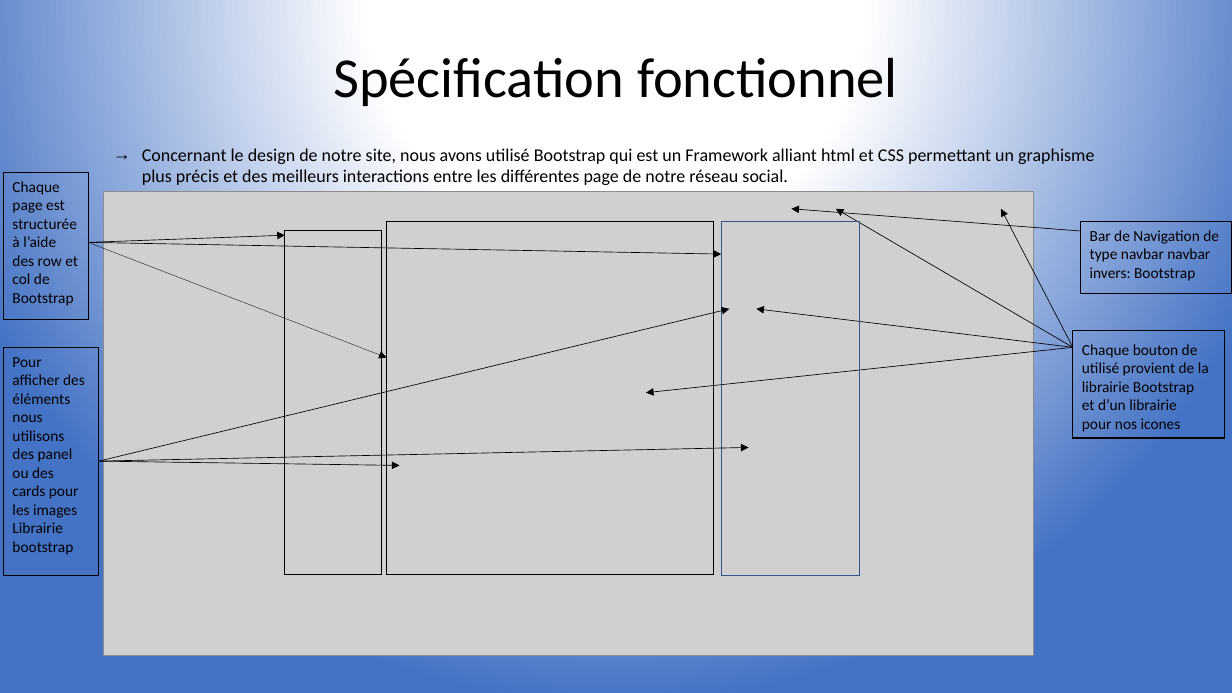
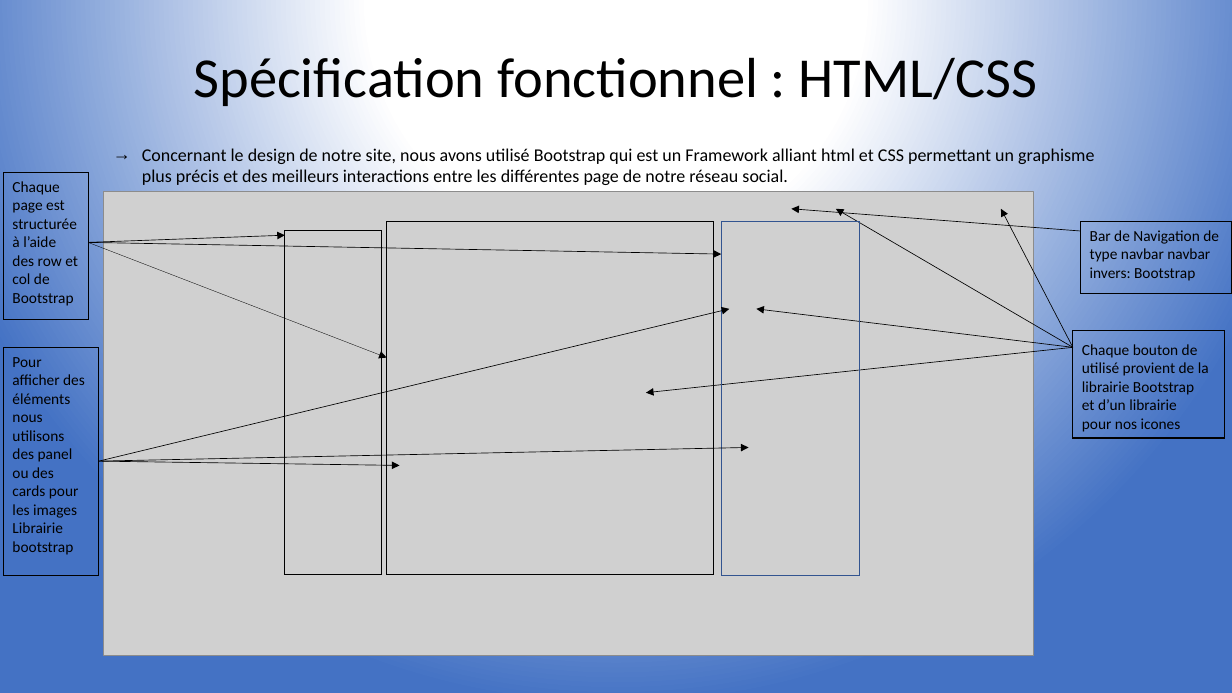
Before and after one commit to Maxtoq/ECELink, a slide deck: slide 8 of Présentation_finale.pptx. Drawn at 1232x693 pixels with LibreOffice and Linux fonts; fonts in the diff are those of the drawing; grey boxes stand for pictures. Boxes give left, top, right and bottom in pixels: in the first picture for what was removed or moved away, otherwise in the second. Text is boxed around its words. In the diff, an @@ line names an element or a change of style, - is before the commit and + after.

```diff
--- a/Présentation_finale.pptx
+++ b/Présentation_finale.pptx
@@ title at box(193, 57, 1037, 111): text changed @@
-Spécification fonctionnel
+Spécification fonctionnel : HTML/CSS
```
Also in this commit, not shown: 5 other slides changed.
